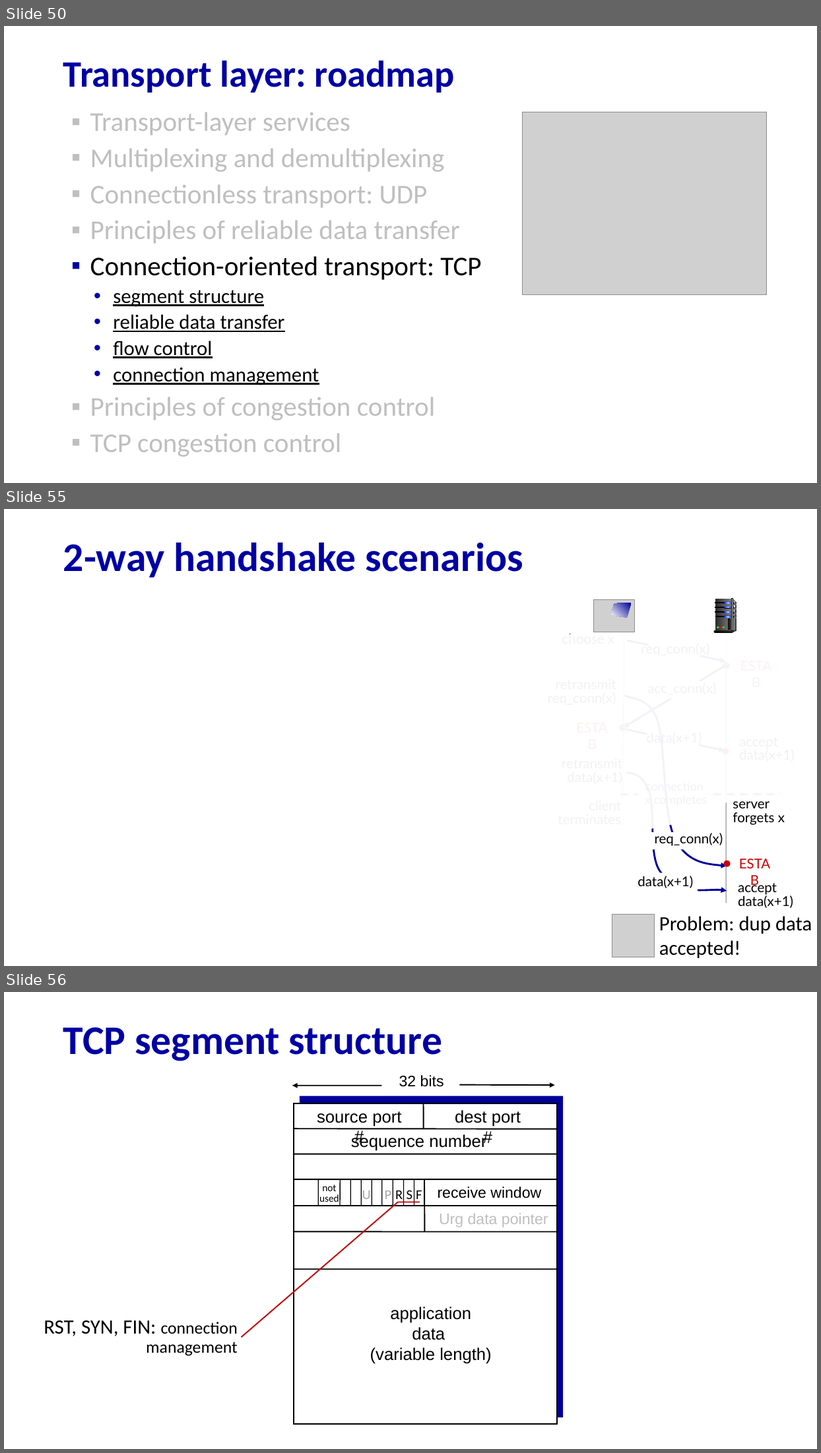
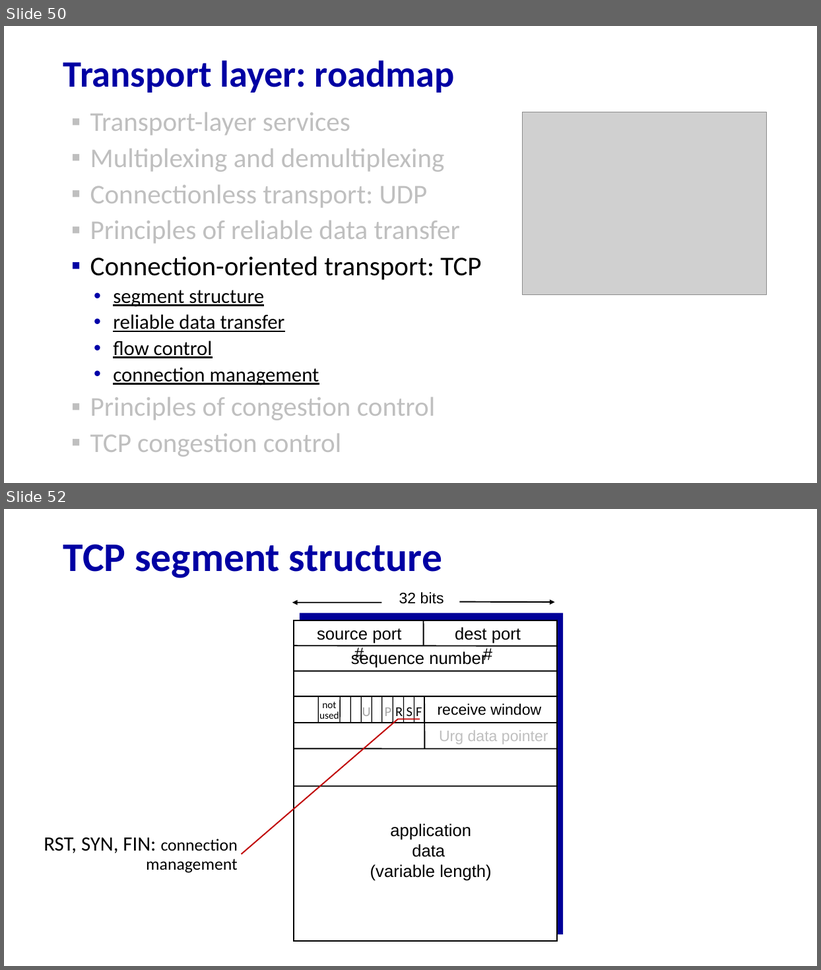
Before and after one commit to minmit/webpage, a slide deck: courses/CS456-F25/lectures/lec07.pptx. Shown one above the other, each under a label of ours: slides 50, 55 and 56 before the commit, slides 50 and 52 after it; the slides between them are not shown. The pictures are 821x1453 and 821x970 pixels, drawn with LibreOffice and Linux fonts; fonts in the diff are those of the drawing; grey boxes stand for pictures. Boxes give left, top, right and bottom in pixels: in the first picture for what was removed or moved away, otherwise in the second. Text is boxed around its words. In the diff, an @@ line names an element or a change of style, - is before the commit and + after.

```diff
--- a/courses/CS456-F25/lectures/lec07.pptx
+++ b/courses/CS456-F25/lectures/lec07.pptx
@@ slide 55 removed at box(4, 509, 817, 966), background #FFFFFF @@
@@ title removed at box(63, 542, 523, 578) @@
-2-way handshake scenarios
@@ group removed at box(562, 599, 785, 904): 11 rectangles, 10 rounded rectangles, 8 freeform shapes, 7 ellipses, 4 texts, 3 lines, 3 arrows, 1 picture @@
-ESTAB
-choose x
-ESTAB
-server
-forgets x
@@ freeform shape removed at box(538, 633, 817, 837) @@
@@ group removed at box(625, 696, 781, 875): 2 texts, 1 freeform shape, 1 ellipse, 1 rectangle @@
-ESTAB
-req_conn(x)
@@ group removed at box(627, 770, 793, 908): 2 texts, 1 freeform shape, 1 rectangle @@
-data(x+1)
-accept
-data(x+1)
@@ picture removed at box(612, 915, 655, 957) @@
@@ text removed at box(659, 916, 812, 958) @@
-Problem: dup data
-accepted!
@@ what was slide 56 is now slide 52 @@
```
Also in this commit, not shown: 2 slides changed, 3 other slides removed, 2 other files.
